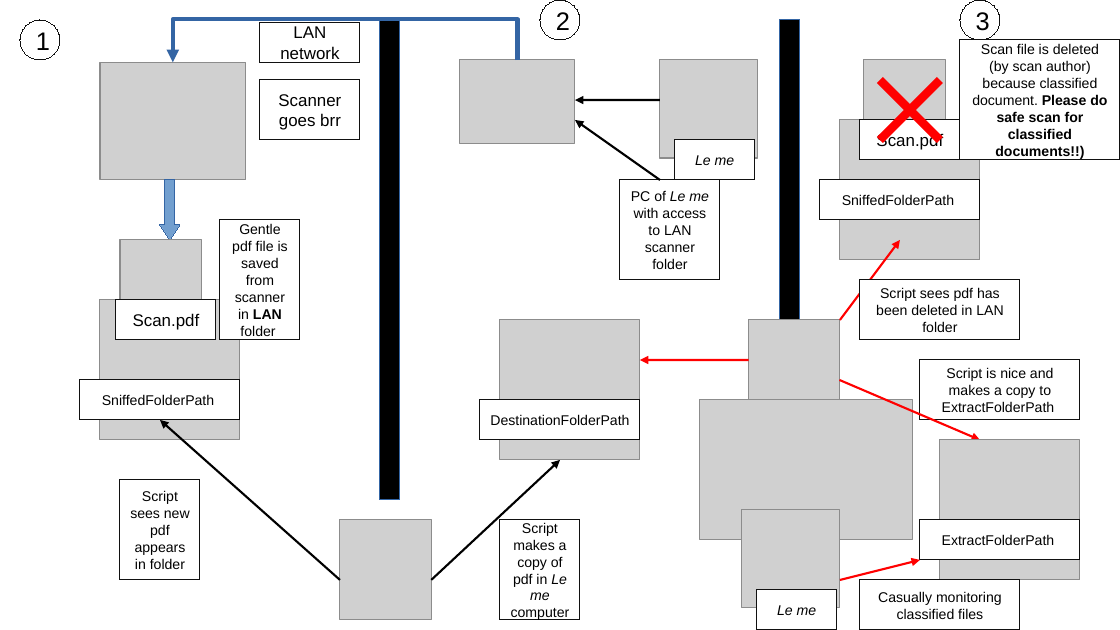
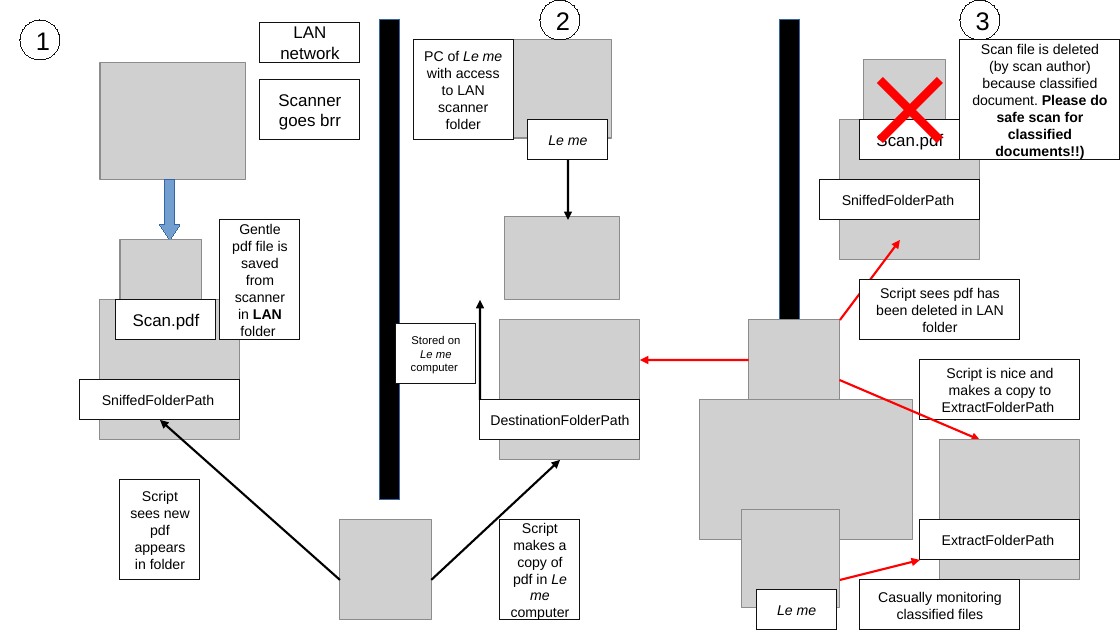
Before and after one commit to twalter23/SniffFolder, a slide deck: slide 1 of Doc/Readme.odp. Drawn at 1120x630 pixels with LibreOffice and Linux fonts; fonts in the diff are those of the drawing; grey boxes stand for pictures. Boxes give left, top, right and bottom in pixels: in the first picture for what was removed or moved away, otherwise in the second. Text is boxed around its words. In the diff, an @@ line names an element or a change of style, - is before the commit and + after.

```diff
--- a/Doc/Readme.odp
+++ b/Doc/Readme.odp
@@ elbow arrow removed from (517, 60) to (173, 62) @@
@@ rectangle "PC of Le me with ...": place and size @@
-rectangle "PC of Le me with ..." at [620, 180, 720, 279]
+rectangle "PC of Le me with ..." at [414, 40, 513, 139]
@@ picture: place and size @@
-picture at [460, 60, 575, 143]
+picture at [513, 40, 612, 138]
@@ arrow removed from (661, 100) to (575, 100) @@
@@ rectangle "Le me": place and size @@
-rectangle "Le me" at [675, 140, 755, 180]
+rectangle "Le me" at [528, 120, 609, 160]
@@ arrow moved from (661, 180) - (575, 120) to (568, 160) - (568, 221) @@
@@ picture: place and size @@
-picture at [661, 60, 759, 159]
+picture at [505, 216, 620, 300]
@@ rectangle added at [396, 324, 477, 384], fill #FFFFFF, outline #111111 0 pt, 8 pt, text #000000 @@
+Stored on Le me computer
@@ arrow added from (480, 400) to (480, 300), #000000 1.5 pt @@
```
Also in this commit, not shown: 1 other file.
